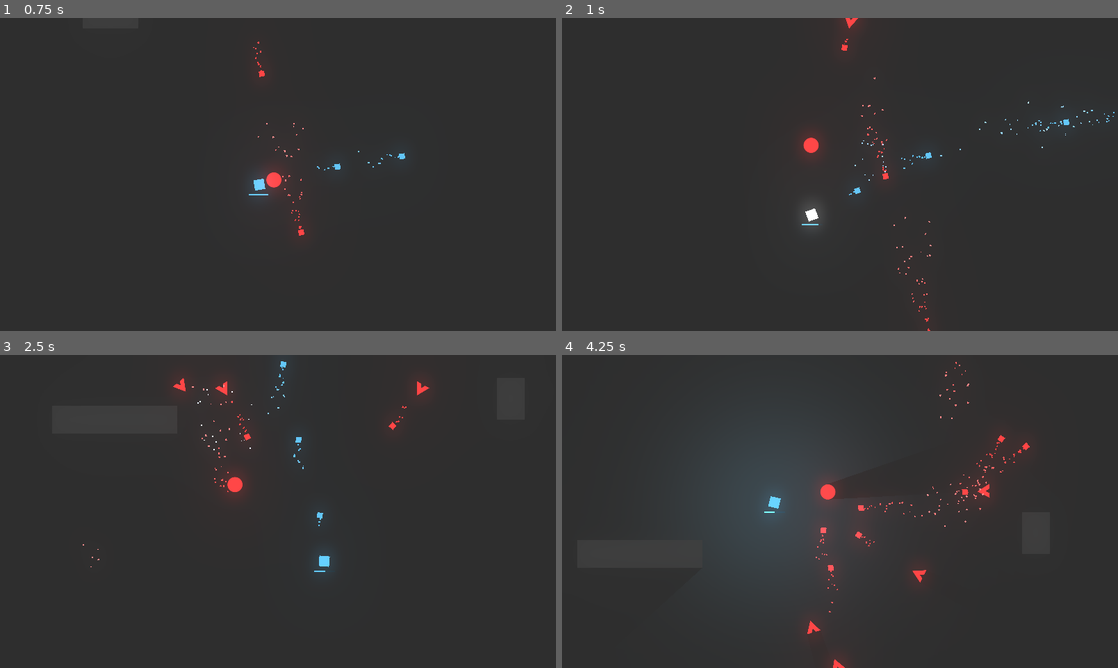
Above: before the commit, frames 1-4 (two rows, left to right).
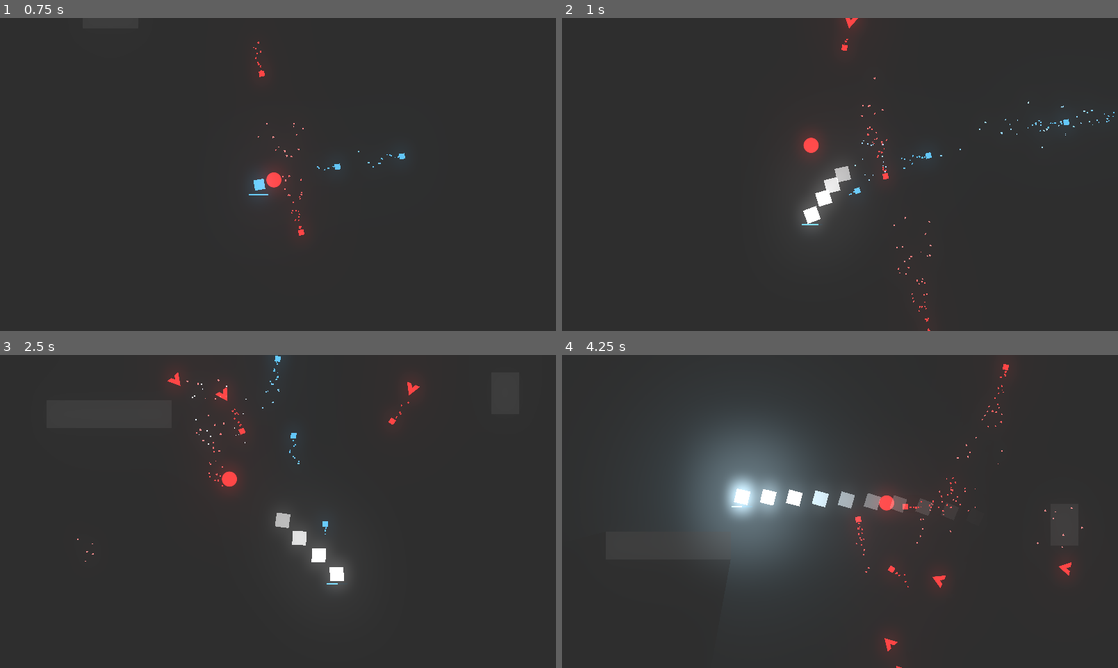
Above: after the commit, the same moments.

Repository: Talamander/unexpected-jam
Game: Godot game, scene res://Level/Arena.tscn
Two runs of this game, one before a commit and one after it. Both use one fixed random seed, a clock stepped at 60 frames per second and the inputs below. Sound files missing from this copy of the repository are replaced by a short silence.
Inputs (mouse positions are in pixels of both pictures, inside the frame that each line leads up to):
- Up to frame 1 (0.75 s): move the mouse to (400, 158) at 0.52 s; press the mouse at (400, 158) at 0.53 s; hold Right (ui_right) from 0.53 s (still down)
- Up to frame 2 (1 s): keep holding Right (ui_right); tap Space (ui_space) at 0.8 s
- Up to frame 3 (2.5 s): move the mouse to (166, 527) at 1.27 s; release Right (ui_right) at 1.28 s; release the mouse at (166, 527) at 1.28 s; hold Down (ui_down) 1.28-2.03 s; tap Space (ui_space) at 1.35, 2.3 s; click (166, 527) at 1.55 s; move the mouse to (333, 442) at 2.02 s; press the mouse at (333, 442) at 2.03 s; hold Right (ui_right) from 2.03 s (still down)
- Up to frame 4 (4.25 s): move the mouse to (812, 574) at 2.77 s; release Right (ui_right) at 2.78 s; release the mouse at (812, 574) at 2.78 s; hold Up (ui_up) 2.78-3.53 s; tap L (toggle_lights) at 2.85 s; click (812, 574) at 3.05 s; move the mouse to (1006, 558) at 3.52 s; hold Left (ui_left) from 3.53 s (still down); hold Space (ui_space) from 3.53 s (still down)

Frame 1 is identical in both runs. In frame 2, 0.5% of the frame differs, in the area x 43-52%, y 47-66%; in frame 3, 1.7%; in frame 4, 7.5%, in the area x 23-94%, y 2-100%.

Commit message:
Dash Trail Fix

Diff:
--- /dev/null
+++ b/Effects/DashTrailEffect.gd
@@ -0,0 +1,12 @@
+extends Node2D
+
+
+onready var tweenster = $Tween
+
+# Called when the node enters the scene tree for the first time.
+func _ready():
+	tweenster.interpolate_property(self, "modulate", Color(1, 1, 1, 1), Color(1, 1, 1, 0), .5, Tween.TRANS_SINE,Tween.EASE_OUT)
+	tweenster.start()
+
+func _on_Tween_tween_completed(object, key):
+	queue_free()
--- /dev/null
+++ b/Effects/DashTrailEffect.tscn
@@ -0,0 +1,13 @@
+[gd_scene load_steps=3 format=2]
+
+[ext_resource path="res://Effects/DashTrailEffect.gd" type="Script" id=1]
+[ext_resource path="res://Player/Square.png" type="Texture" id=2]
+
+[node name="DashTrailEffect" type="Node2D"]
+script = ExtResource( 1 )
+
+[node name="Sprite" type="Sprite" parent="."]
+texture = ExtResource( 2 )
+
+[node name="Tween" type="Tween" parent="."]
+[connection signal="tween_completed" from="Tween" to="." method="_on_Tween_tween_completed"]
--- a/Player/Player.gd
+++ b/Player/Player.gd
@@ -5,19 +5,19 @@
 #Preloading other scenes
 var playerBullet = preload("res://Player/PlayerBullet.tscn")
 var explosion = preload("res://Effects/ExplosionEffect.tscn")
+var dash_trail_effect = preload("res://Effects/DashTrailEffect.tscn")
 
 #References to nodes under Player
 onready var playerSprite = $Sprite
-onready var fireRate = $FireRate
-onready var stunTimer = $StunTimer
-onready var dashTimer = $DashTimer
-onready var dashRechargeTimer = $DashRechargeTimer
+onready var fireRate = $Timers/FireRate
+onready var stunTimer = $Timers/StunTimer
+onready var dashTimer = $Timers/DashTimer
+onready var dashRechargeTimer = $Timers/DashRechargeTimer
 onready var light = $Light2D
 onready var muzzle = $Muzzle
 
-onready var weaponHeatTimer = $WeaponHeatTimer
-onready var ammoRegenTimer = $AmmoRegenTimer
-onready var ammoRegenZeroedTimer = $AmmoRegenZeroedTimer
+onready var ammoRegenTimer = $Timers/AmmoRegenTimer
+onready var ammoRegenZeroedTimer = $Timers/AmmoRegenZeroedTimer
 
 var playerColor = "57b4e2"
 
@@ -28,6 +28,7 @@
 var acceleration = 4000
 var can_shoot = true
 var can_dash = true
+var is_dashing = false
 var motion = Vector2.ZERO
 var stun = false
 
@@ -162,6 +163,7 @@
 	get_node("CollisionShape2D").set_deferred("disabled", true)
 	#Allows player not take damage while dashing
 	get_node("Hurtbox/CollisionShape2D").set_deferred("disabled", true)
+	is_dashing = true
 
 func _on_DashTimer_timeout():
 	speed = baseSpeed
@@ -170,9 +172,18 @@
 	can_dash = false
 	dashRechargeTimer.start()
 	print("Cant Dash")
+	is_dashing = false
+
 func _on_DashRechargeTimer_timeout():
 	can_dash = true
 
+func _on_DashTrailTimer_timeout():
+	if is_dashing == true:
+		var dashtrail = Global.instance_scene_on_main(dash_trail_effect, playerSprite.global_position)
+		#get_parent().add_child(dashtrail)
+		#dashtrail.position = position
+		#dashtrail.texture.texture = playerSprite
+		dashtrail.rotation = rotation
 
 
 
--- a/Player/Player.tscn
+++ b/Player/Player.tscn
@@ -33,21 +33,6 @@
 rotation = -1.57079
 update_rotation = false
 
-[node name="FireRate" type="Timer" parent="."]
-wait_time = 0.1
-one_shot = true
-
-[node name="DashTimer" type="Timer" parent="."]
-wait_time = 0.25
-one_shot = true
-
-[node name="StunTimer" type="Timer" parent="."]
-wait_time = 0.5
-one_shot = true
-
-[node name="AmmoRegenTimer" type="Timer" parent="."]
-wait_time = 0.4
-
 [node name="Hurtbox" parent="." instance=ExtResource( 3 )]
 collision_layer = 4
 collision_mask = 2147483648
@@ -75,14 +60,40 @@
 [node name="Muzzle" type="Position2D" parent="."]
 position = Vector2( 8, 0 )
 
-[node name="AmmoRegenZeroedTimer" type="Timer" parent="."]
+[node name="Timers" type="Node" parent="."]
+
+[node name="FireRate" type="Timer" parent="Timers"]
+wait_time = 0.1
+one_shot = true
+
+[node name="DashTimer" type="Timer" parent="Timers"]
+wait_time = 0.25
+one_shot = true
+
+[node name="DashTrailTimer" type="Timer" parent="Timers"]
+wait_time = 0.05
+autostart = true
+
+[node name="DashRechargeTimer" type="Timer" parent="Timers"]
+one_shot = true
+
+[node name="StunTimer" type="Timer" parent="Timers"]
+wait_time = 0.5
+one_shot = true
+
+[node name="AmmoRegenZeroedTimer" type="Timer" parent="Timers"]
 wait_time = 3.0
 one_shot = true
-[connection signal="timeout" from="DashTimer" to="." method="_on_DashTimer_timeout"]
-[connection signal="timeout" from="StunTimer" to="." method="_on_StunTimer_timeout"]
-[connection signal="timeout" from="AmmoRegenTimer" to="." method="_on_AmmoRegenTimer_timeout"]
+
+[node name="AmmoRegenTimer" type="Timer" parent="Timers"]
+wait_time = 0.4
 [connection signal="body_entered" from="Hurtbox" to="." method="_on_Hurtbox_body_entered"]
 [connection signal="hit" from="Hurtbox" to="." method="_on_Hurtbox_hit"]
-[connection signal="timeout" from="AmmoRegenZeroedTimer" to="." method="_on_AmmoRegenZeroedTimer_timeout"]
+[connection signal="timeout" from="Timers/DashTimer" to="." method="_on_DashTimer_timeout"]
+[connection signal="timeout" from="Timers/DashTrailTimer" to="." method="_on_DashTrailTimer_timeout"]
+[connection signal="timeout" from="Timers/DashRechargeTimer" to="." method="_on_DashRechargeTimer_timeout"]
+[connection signal="timeout" from="Timers/StunTimer" to="." method="_on_StunTimer_timeout"]
+[connection signal="timeout" from="Timers/AmmoRegenZeroedTimer" to="." method="_on_AmmoRegenZeroedTimer_timeout"]
+[connection signal="timeout" from="Timers/AmmoRegenTimer" to="." method="_on_AmmoRegenTimer_timeout"]
 
 [editable path="Hurtbox"]
